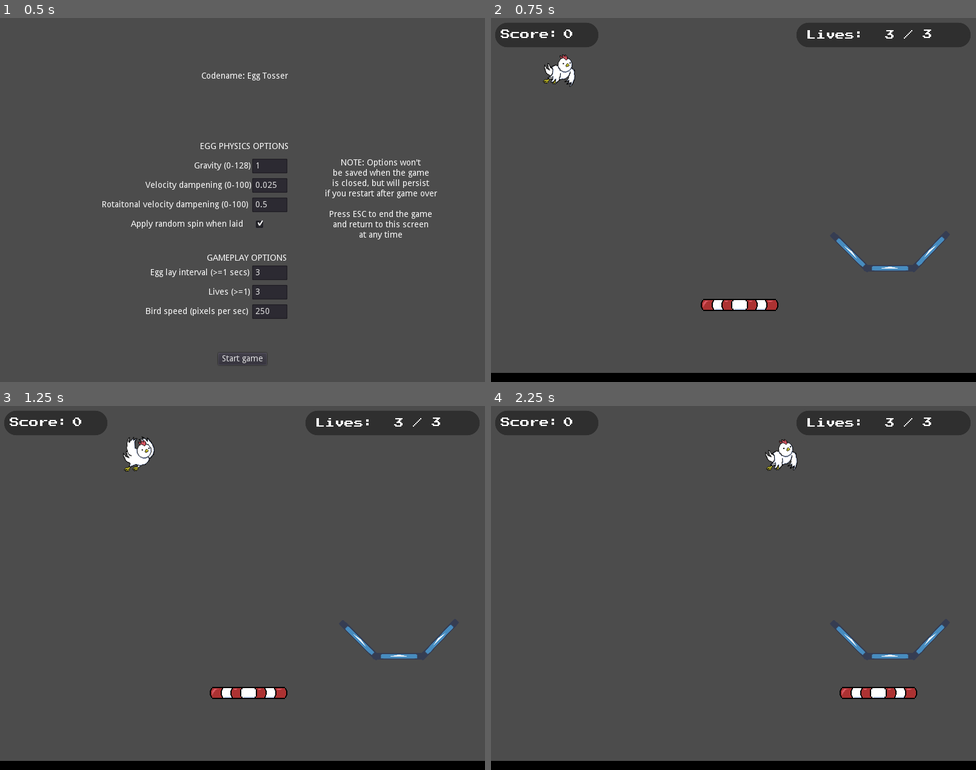
Above: before the commit, frames 1-4 (two rows, left to right).
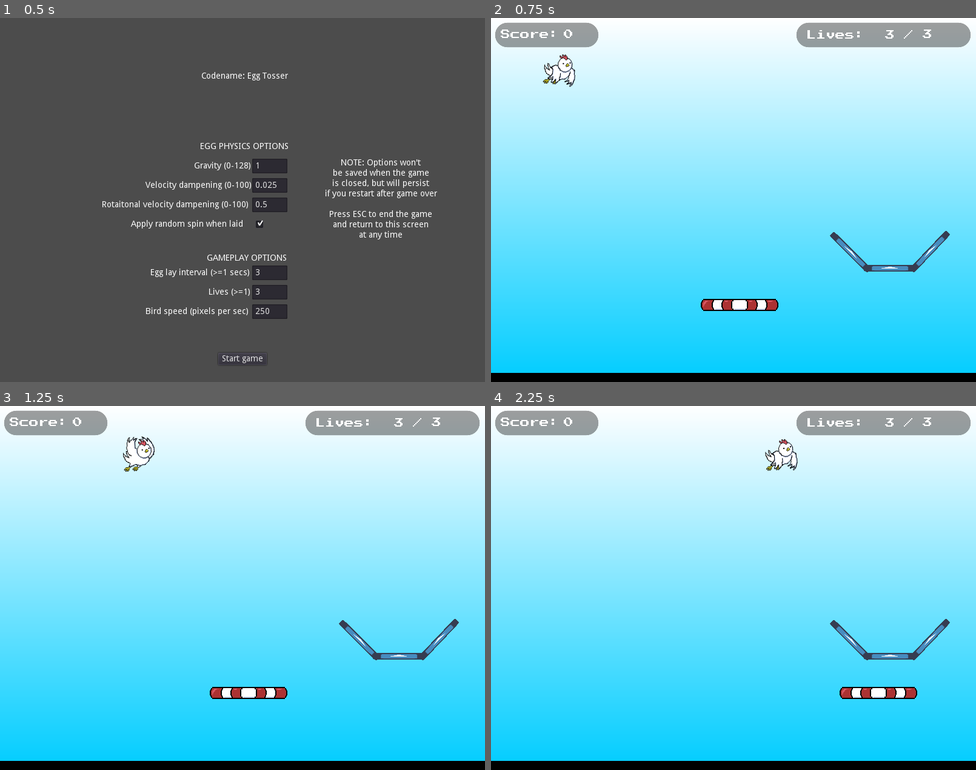
Above: after the commit, the same moments.

Repository: thatnick/fragile
Game: Godot game, scene res://scenes/debug_options.tscn
Two runs of this game, one before a commit and one after it. Both use one fixed random seed, a clock stepped at 60 frames per second and the inputs below. The engine's default icon, where the game draws it, is replaced by a stand-in: a white triangle on a blue panel in a dark square.
Inputs:
- Up to frame 1 (0.5 s): no input
- Up to frame 2 (0.75 s): click "Start game" at 0.5 s
- Up to frame 3 (1.25 s): no input
- Up to frame 4 (2.25 s): hold Right (ui_right) 1.28-2.03 s; hold Left (ui_left) from 2.03 s (still down)

Frame 1 is identical in both runs. In frame 2, 96% of the frame differs, in the area x 0-100%, y 0-98%; in frame 3, 96%; in frame 4, 96%.

Commit message:
Add background Sky.tscn
Adds background sky gradient texture to game

Diff:
--- a/scenes/game.tscn
+++ b/scenes/game.tscn
@@ -8,9 +8,12 @@
 [ext_resource path="res://scenes/egg_gen.tscn" type="PackedScene" id=6]
 [ext_resource path="res://scenes/hud.tscn" type="PackedScene" id=7]
 [ext_resource path="res://scenes/ceiling.tscn" type="PackedScene" id=8]
+[ext_resource path="res://scenes/sky.tscn" type="PackedScene" id=9]
 
 [node name="Game" type="Node"]
 script = ExtResource( 2 )
+
+[node name="Sky" parent="." instance=ExtResource( 9 )]
 
 [node name="Floor" parent="." instance=ExtResource( 4 )]
 position = Vector2( 0, 595 )
--- /dev/null
+++ b/scenes/sky.tscn
@@ -0,0 +1,16 @@
+[gd_scene load_steps=3 format=2]
+
+[sub_resource type="Gradient" id=1]
+colors = PoolColorArray( 0, 0.803922, 1, 1, 1, 1, 1, 1 )
+
+[sub_resource type="GradientTexture" id=2]
+gradient = SubResource( 1 )
+width = 800
+
+[node name="Sky" type="TextureRect"]
+margin_top = 600.0
+margin_right = 600.0
+margin_bottom = 1400.0
+rect_rotation = -90.0
+texture = SubResource( 2 )
+expand = true
Not shown: 1 places in scenes/game.tscn that only renumber resources
